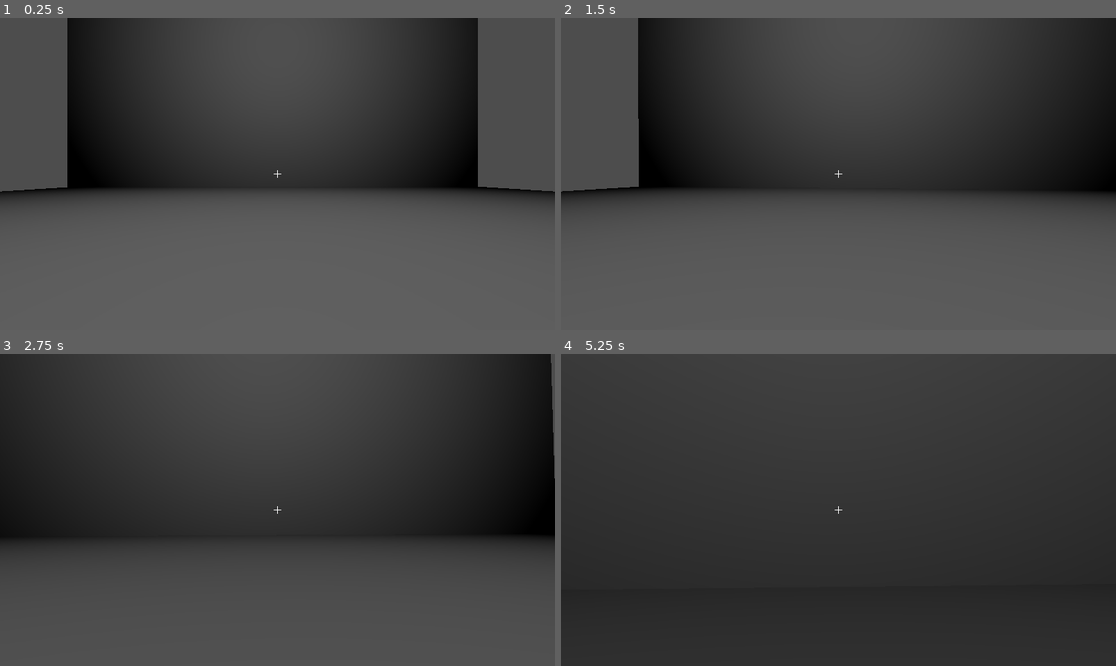
Above: before the commit, frames 1-4 (two rows, left to right).
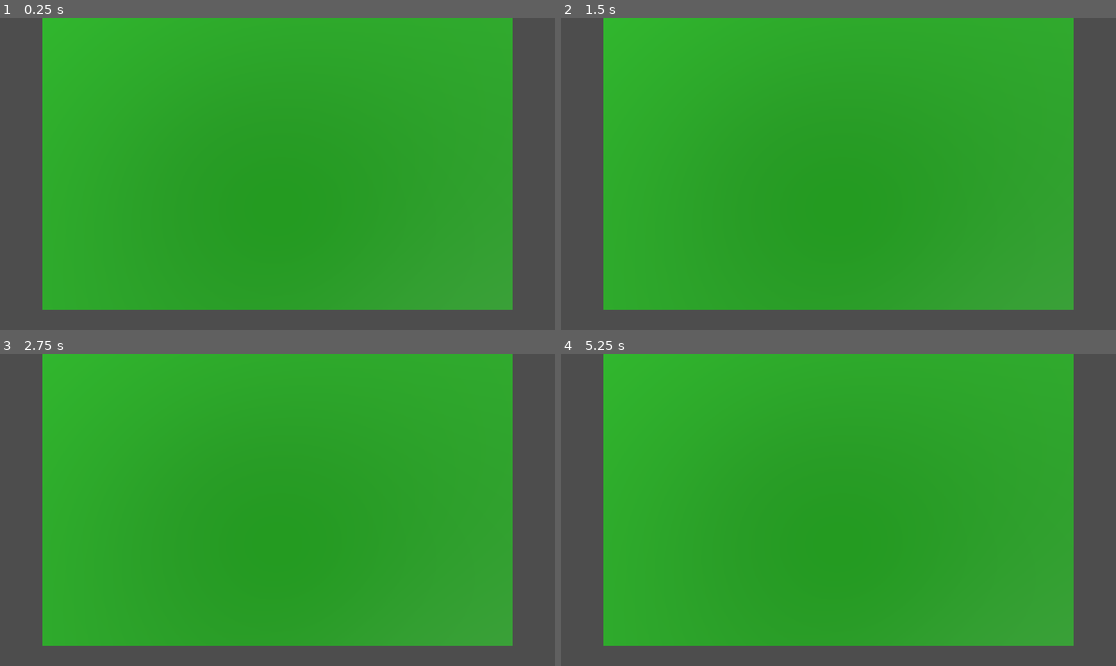
Above: after the commit, the same moments.

Repository: technoman555/Server_Farm_Game
Game: Godot game, scene res://Main.tscn
Two runs of this game, one before a commit and one after it. Both use one fixed random seed, a clock stepped at 60 frames per second and the inputs below.
Inputs (mouse positions are in pixels of both pictures, inside the frame that each line leads up to):
- Up to frame 1 (0.25 s): no input
- Up to frame 2 (1.5 s): tap Enter (ui_accept) at 0.5, 0.6, 0.77, 1.07, 1.35 s; move the mouse to (866, 174) at 0.52 s; hold W (ui_up) from 0.53 s (still down); click (866, 174) at 0.67 s; move the mouse to (810, 174) at 1.27 s; click (810, 174) at 1.42 s
- Up to frame 3 (2.75 s): keep holding W (ui_up); tap Enter (ui_accept) at 1.52, 1.82, 2.1 s; move the mouse to (288, 503) at 2.02 s; click (288, 503) at 2.17 s
- Up to frame 4 (5.25 s): keep holding W (ui_up); move the mouse to (832, 516) at 2.77 s; tap Enter (ui_accept) at 2.85, 3.02, 3.32, 3.5, 3.6, 3.77, 4.07, 4.35, 4.52, 4.82, 5, 5.1 s; click (832, 516) at 2.92 s; move the mouse to (877, 513) at 3.52 s; click (877, 513) at 3.67 s; move the mouse to (794, 506) at 4.27 s; click (794, 506) at 4.42 s; move the mouse to (844, 510) at 5.02 s; click (844, 510) at 5.17 s

The runs differ from the first frame. In frame 1, 80% of the frame differs, in the area x 0-100%, y 0-94%; in frame 2, 84%; in frame 3, 89%; in frame 4, 96%, in the area x 0-100%, y 0-100%.

Commit message:
rewritng the main gameplay camera and from FPS to overhead/top down

Diff:
--- a/Main.tscn
+++ b/Main.tscn
@@ -1,28 +1,30 @@
 [gd_scene format=3 uid="uid://c1p5fv1xi1b38"]
 
 [ext_resource type="PackedScene" uid="uid://dodksu82vkuxl" path="res://room.tscn" id="1_uu6xs"]
-[ext_resource type="PackedScene" uid="uid://6856hsl5ah6f" path="res://server.tscn" id="2_cm0pq"]
 [ext_resource type="PackedScene" uid="uid://dppt42owpok8f" path="res://player.tscn" id="2_r0du0"]
-[ext_resource type="PackedScene" uid="uid://yyl3g1ti1kbw" path="res://wire_3d.tscn" id="4_cm0pq"]
+[ext_resource type="Script" uid="uid://btau0wvij1l1j" path="res://camera_pivot.gd" id="3_r0du0"]
 
 [node name="Main" type="Node3D" unique_id=1445546169]
 
+[node name="Sun" type="DirectionalLight3D" parent="." unique_id=1541358184]
+transform = Transform3D(0.7071068, -0.49119765, 0.50865006, 0, 0.7193398, 0.6946584, -0.7071068, -0.49119765, 0.50865006, 0, 227.16985, 0)
+light_energy = 1.5
+shadow_enabled = true
+
 [node name="Room" parent="." unique_id=210258126 instance=ExtResource("1_uu6xs")]
-
-[node name="OmniLight3D" type="OmniLight3D" parent="Room" unique_id=2110148125]
-transform = Transform3D(1, 0, 0, 0, 1, 0, 0, 0, 1, 0, 22.891176, -2.1196833)
-light_energy = 9.396
-light_indirect_energy = 1.158
-omni_range = 45.64392
 
 [node name="Player" parent="." unique_id=1222316785 instance=ExtResource("2_r0du0")]
 transform = Transform3D(1, 0, 0, 0, 1, 0, 0, 0, 1, 0, 2.162131, 0)
 
-[node name="Server" parent="." unique_id=1022166652 instance=ExtResource("2_cm0pq")]
-transform = Transform3D(1, 0, 0, 0, 1, 0, 0, 0, 1, 6.2590585, 2.3499737, 16.469275)
+[node name="CameraPivot" type="Node3D" parent="." unique_id=725533702 node_paths=PackedStringArray("target")]
+transform = Transform3D(1, 0, 0, 0, 1, 0, 0, 0, 1, 0, 15, 5)
+script = ExtResource("3_r0du0")
+target = NodePath("../Player")
 
-[node name="Wire3D" parent="." unique_id=350426034 instance=ExtResource("4_cm0pq")]
-transform = Transform3D(1, 0, 0, 0, 1, 0, 0, 0, 1, 0, 15.824774, 7.524212)
-
-[node name="Server2" parent="." unique_id=389172704 instance=ExtResource("2_cm0pq")]
-transform = Transform3D(1, 0, 0, 0, 1, 0, 0, 0, 1, 4.026969, 2.3634593, 16.51569)
+[node name="Camera3D" type="Camera3D" parent="CameraPivot" unique_id=389288362]
+transform = Transform3D(1, 0, 0, 0, 0.49999997, 0.86602545, 0, -0.86602545, 0.49999997, 0, 0, 0)
+projection = 1
+current = true
+size = 66.24753
+near = 0.1
+far = 100.0
--- a/player.gd
+++ /dev/null
@@ -1,120 +0,0 @@
-extends CharacterBody3D
-
-@export var speed: float = 5.0
-@export var jump_velocity: float = 4.5
-@export var mouse_sensitivity: float = 0.002
-
-# Get the gravity from the project settings to be synced with RigidBody nodes
-var gravity: float = ProjectSettings.get_setting("physics/3d/default_gravity")
-
-@onready var head: Node3D = $Head
-@onready var camera: Camera3D = $Head/Camera3D
-var _pending_selection: Node3D = null
-
-
-class CrosshairControl:
-	extends Control
-
-	func _ready() -> void:
-		mouse_filter = Control.MOUSE_FILTER_IGNORE
-
-	func _draw() -> void:
-		var center = Vector2(16, 16)
-		var len = 8
-		var col = Color(1, 1, 1)
-		draw_line(center + Vector2(-len, 0), center + Vector2(len, 0), col, 2)
-		draw_line(center + Vector2(0, -len), center + Vector2(0, len), col, 2)
-
-func _ready() -> void:
-	Input.mouse_mode = Input.MOUSE_MODE_CAPTURED
-
-	# Add a simple HUD crosshair centered on screen
-	var hud_layer = CanvasLayer.new()
-	hud_layer.name = "HUD"
-	add_child(hud_layer)
-	var cross = CrosshairControl.new()
-	# Position the 32x32 crosshair at the viewport center
-	var vp_size = get_viewport().get_visible_rect().size
-	cross.position = vp_size * 0.5 - Vector2(16, 16)
-	hud_layer.add_child(cross)
-	cross.queue_redraw()
-
-func _input(event: InputEvent) -> void:
-	if event is InputEventMouseMotion:
-		rotate_y(-event.relative.x * mouse_sensitivity)
-		head.rotate_x(-event.relative.y * mouse_sensitivity)
-		head.rotation.x = clamp(head.rotation.x, -1.2, 1.2)  # Limit vertical look
-
-	# Left click interaction: select/connect/disconnect
-	if event is InputEventMouseButton and event.button_index == MOUSE_BUTTON_LEFT and event.pressed:
-		var from = camera.project_ray_origin(event.position)
-		var to = from + camera.project_ray_normal(event.position) * 1000.0
-		var space = get_world_3d().direct_space_state
-		var params = PhysicsRayQueryParameters3D.new()
-		params.from = from
-		params.to = to
-		params.exclude = [self]
-		var result = space.intersect_ray(params)
-		if not result:
-			return
-		var collider = result.get("collider")
-		var node = _find_connectable_node(collider)
-		if not node:
-			return
-		# If no pending selection, store it
-		if _pending_selection == null:
-			_pending_selection = node
-			print("Selected: ", node.name)
-			return
-		# If same node clicked twice, deselect
-		if _pending_selection == node:
-			_pending_selection = null
-			print("Deselected")
-			return
-		# Check for existing wire between the two (order-independent)
-		for w in get_tree().get_nodes_in_group("wires"):
-			if w is Wire3D:
-				if (w.start_obj == _pending_selection and w.end_obj == node) or (w.start_obj == node and w.end_obj == _pending_selection):
-					w.queue_free()
-					print("Removed wire between ", _pending_selection.name, " and ", node.name)
-					_pending_selection = null
-					return
-		# Create new wire
-		var wire = Wire3D.new()
-		var root = get_tree().get_current_scene()
-		if root:
-			root.add_child(wire)
-			wire.set_ends(_pending_selection, node)
-			print("Created wire between ", _pending_selection.name, " and ", node.name)
-			_pending_selection = null
-
-
-func _find_connectable_node(collider) -> Node3D:
-	var n = collider
-	while n:
-		if n is Node3D:
-			return n
-		n = n.get_parent()
-	return null
-
-func _physics_process(delta: float) -> void:
-	# Add gravity
-	if not is_on_floor():
-		velocity.y -= gravity * delta
-
-	# Jump
-	if Input.is_action_just_pressed("ui_accept") and is_on_floor():  # Space
-		velocity.y = jump_velocity
-
-	# Get input direction
-	var input_dir := Input.get_vector("ui_left", "ui_right", "ui_up", "ui_down")
-	var direction := (transform.basis * Vector3(input_dir.x, 0, input_dir.y)).normalized()
-
-	if direction:
-		velocity.x = direction.x * speed
-		velocity.z = direction.z * speed
-	else:
-		velocity.x = move_toward(velocity.x, 0, speed)
-		velocity.z = move_toward(velocity.z, 0, speed)
-
-	move_and_slide()
--- a/player.tscn
+++ b/player.tscn
@@ -1,6 +1,6 @@
 [gd_scene format=3 uid="uid://dppt42owpok8f"]
 
-[ext_resource type="Script" uid="uid://cbgttcvtu5kvh" path="res://player.gd" id="1_4flbx"]
+[ext_resource type="Script" uid="uid://cbgttcvtu5kvh" path="res://scripts/player.gd" id="1_4flbx"]
 
 [sub_resource type="CapsuleShape3D" id="CapsuleShape3D_4flbx"]
 radius = 0.4
@@ -11,10 +11,3 @@
 
 [node name="CollisionShape3D" type="CollisionShape3D" parent="." unique_id=266922397]
 shape = SubResource("CapsuleShape3D_4flbx")
-
-[node name="Head" type="Node3D" parent="." unique_id=905819450]
-transform = Transform3D(1, 0, 0, 0, 1, 0, 0, 0, 1, 0, 1.8, 0)
-
-[node name="Camera3D" type="Camera3D" parent="Head" unique_id=683832192]
-transform = Transform3D(1, 0, 0, 0, 1, 0, 0, 0, 1, 0, -0.8089855, 0)
-current = true
--- a/room.tscn
+++ b/room.tscn
@@ -1,12 +1,16 @@
 [gd_scene format=3 uid="uid://dodksu82vkuxl"]
 
 [sub_resource type="BoxShape3D" id="BoxShape3D_v321d"]
-size = Vector3(60, 2, 60)
+size = Vector3(100, 1, 100)
+
+[sub_resource type="StandardMaterial3D" id="StandardMaterial3D_v321d"]
+albedo_color = Color(0.07450981, 0.58431375, 0.05490196, 1)
 
 [sub_resource type="BoxMesh" id="BoxMesh_88gup"]
-size = Vector3(60, 2, 60)
+material = SubResource("StandardMaterial3D_v321d")
+size = Vector3(100, 1, 100)
 
-[node name="Room" type="Node3D" unique_id=210258126]
+[node name="Ground" type="Node3D" unique_id=210258126]
 
 [node name="Floor" type="StaticBody3D" parent="." unique_id=1280147075]
 
@@ -15,29 +19,3 @@
 
 [node name="MeshInstance3D" type="MeshInstance3D" parent="Floor" unique_id=404879807]
 mesh = SubResource("BoxMesh_88gup")
-
-[node name="wall north" type="StaticBody3D" parent="." unique_id=1413220824]
-
-[node name="CollisionShape3D" type="CollisionShape3D" parent="wall north" unique_id=73982919]
-shape = SubResource("BoxShape3D_v321d")
-
-[node name="MeshInstance3D" type="MeshInstance3D" parent="wall north" unique_id=1513353009]
-mesh = SubResource("BoxMesh_88gup")
-
-[node name="wall south" type="StaticBody3D" parent="." unique_id=1967057235]
-transform = Transform3D(1, 0, 0, 0, -4.371139e-08, -1, 0, 1, -4.371139e-08, 0, 9.232931, 30.612083)
-
-[node name="CollisionShape3D" type="CollisionShape3D" parent="wall south" unique_id=131833909]
-shape = SubResource("BoxShape3D_v321d")
-
-[node name="MeshInstance3D" type="MeshInstance3D" parent="wall south" unique_id=1545407196]
-mesh = SubResource("BoxMesh_88gup")
-
-[node name="Wall east" type="StaticBody3D" parent="." unique_id=1549354262]
-transform = Transform3D(1.9106855e-15, 4.371139e-08, 1, 1, -4.371139e-08, 0, 4.371139e-08, 1, -4.371139e-08, -0.7003355, 8.691128, -30.708384)
-
-[node name="CollisionShape3D" type="CollisionShape3D" parent="Wall east" unique_id=1643494576]
-shape = SubResource("BoxShape3D_v321d")
-
-[node name="MeshInstance3D" type="MeshInstance3D" parent="Wall east" unique_id=1491620087]
-mesh = SubResource("BoxMesh_88gup")
--- a/wire_3d.gd
+++ /dev/null
@@ -1,138 +0,0 @@
-@tool
-class_name Wire3D
-extends Node3D
-
-@export var start_node: NodePath
-@export var end_node: NodePath
-@export var start_offset: Vector3 = Vector3.ZERO
-@export var end_offset: Vector3 = Vector3.ZERO
-@export var radius: float = 0.02
-@export var wire_color: Color = Color(0.2, 0.6, 1.0)
-@export var curve_strength: float = 0.3
-@export var segments: int = 32          # smoothness along length
-@export var radial_segments: int = 12   # roundness of tube cross-section
-
-var start_obj: Node3D
-var end_obj: Node3D
-var mesh_inst: MeshInstance3D
-var material: StandardMaterial3D
-
-func _ready():
-	mesh_inst = MeshInstance3D.new()
-	add_child(mesh_inst)
-
-	material = StandardMaterial3D.new()
-	material.albedo_color = wire_color
-	material.roughness = 0.3
-	material.metallic = 0.8
-	mesh_inst.material_override = material
-
-	if not Engine.is_editor_hint():
-		start_obj = get_node_or_null(start_node) as Node3D
-		end_obj = get_node_or_null(end_node) as Node3D
-		if start_obj and end_obj:
-			set_process(true)
-		else:
-			set_process(false)
-
-func _process(_delta):
-	update_wire()
-
-func update_wire():
-	if not start_obj or not end_obj:
-		return
-
-	var p0 = start_obj.global_position + start_offset
-	var p3 = end_obj.global_position + end_offset
-
-	global_position = (p0 + p3) * 0.5  # center wire for cleaner transform
-
-	var rel_p0 = to_local(p0)
-	var rel_p3 = to_local(p3)
-
-	var dir = (rel_p3 - rel_p0).normalized()
-	var length = rel_p3.distance_to(rel_p0)
-
-	# Perpendicular vector for curve (fallback to RIGHT if UP is parallel)
-	var perp = dir.cross(Vector3.UP).normalized()
-	if perp.length_squared() < 0.001:
-		perp = dir.cross(Vector3.RIGHT).normalized()
-
-	var rel_p1 = rel_p0 + perp * length * curve_strength
-	var rel_p2 = rel_p3 - perp * length * curve_strength
-
-	# Generate centerline points
-	var center_points: Array[Vector3] = []
-	center_points.resize(segments + 1)
-	for i in range(segments + 1):
-		var t = float(i) / segments
-		center_points[i] = _bezier_cubic(rel_p0, rel_p1, rel_p2, rel_p3, t)
-
-	# Build tube geometry using SurfaceTool
-	var rings: Array = []
-	for i in range(segments + 1):
-		var p = center_points[i]
-		# Tangent: prefer forward, else backward
-		var tangent = Vector3.ZERO
-		if i < segments:
-			tangent = (center_points[i + 1] - p).normalized()
-		else:
-			tangent = (p - center_points[i - 1]).normalized()
-		# Build local frame
-		var right = tangent.cross(Vector3.UP).normalized()
-		if right.length_squared() < 0.001:
-			right = tangent.cross(Vector3.RIGHT).normalized()
-		var up = right.cross(tangent).normalized()
-		var ring: Array = []
-		for j in range(radial_segments):
-			var theta = float(j) / radial_segments * TAU
-			var offset = right * cos(theta) * radius + up * sin(theta) * radius
-			ring.append(p + offset)
-		rings.append(ring)
-
-	var st = SurfaceTool.new()
-	st.begin(Mesh.PRIMITIVE_TRIANGLES)
-
-	# Connect rings with quads (two triangles each)
-	for i in range(segments):
-		for j in range(radial_segments):
-			var jn = (j + 1) % radial_segments
-			var v0 = rings[i][j]
-			var v1 = rings[i + 1][j]
-			var v2 = rings[i + 1][jn]
-			var v3 = rings[i][jn]
-			st.add_vertex(v0)
-			st.add_vertex(v1)
-			st.add_vertex(v2)
-			st.add_vertex(v0)
-			st.add_vertex(v2)
-			st.add_vertex(v3)
-
-	# Optional: add end caps if desired
-
-	st.generate_normals()
-	mesh_inst.mesh = st.commit()
-
-# Cubic Bezier
-func _bezier_cubic(p0: Vector3, p1: Vector3, p2: Vector3, p3: Vector3, t: float) -> Vector3:
-	var omt = 1.0 - t
-	return omt*omt*omt*p0 + 3*omt*omt*t*p1 + 3*omt*t*t*p2 + t*t*t*p3
-
-func refresh():
-	if start_node and start_node != NodePath():
-		start_obj = get_node_or_null(start_node) as Node3D
-	if end_node and end_node != NodePath():
-		end_obj = get_node_or_null(end_node) as Node3D
-	if start_obj and end_obj:
-		set_process(true)
-		update_wire()
-	else:
-		set_process(false)
-
-
-func set_ends(a: Node3D, b: Node3D) -> void:
-	start_obj = a
-	end_obj = b
-	add_to_group("wires")
-	set_process(true)
-	refresh()
--- a/wire_3d.tscn
+++ /dev/null
@@ -1,6 +0,0 @@
-[gd_scene format=3 uid="uid://yyl3g1ti1kbw"]
-
-[ext_resource type="Script" uid="uid://dtddn8nktgeqm" path="res://wire_3d.gd" id="1_3y8ma"]
-
-[node name="Wire3D" type="Node3D" unique_id=350426034]
-script = ExtResource("1_3y8ma")
Not shown, removed: player.gd.uid
Not shown, removed: wire_3d.gd.uid
